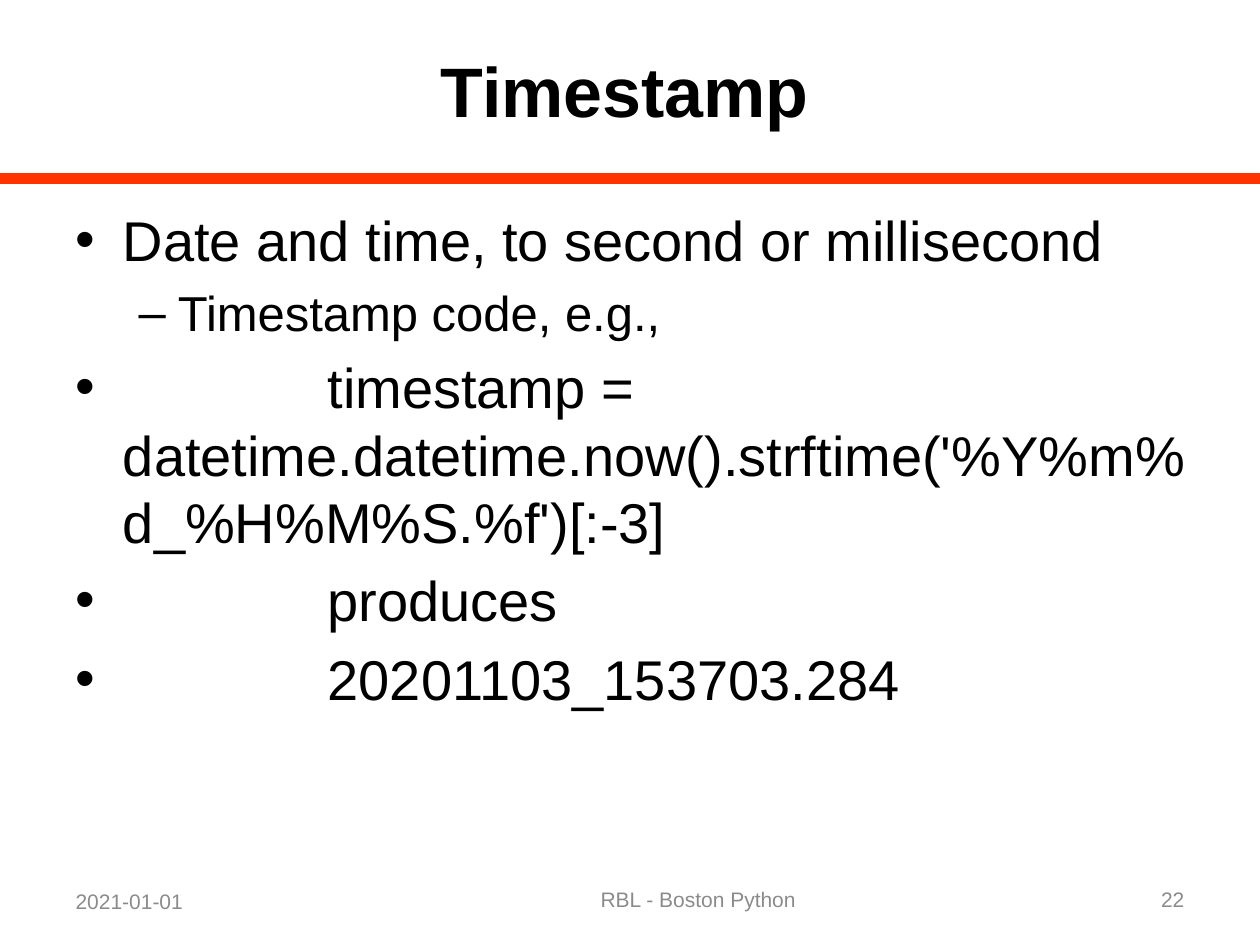
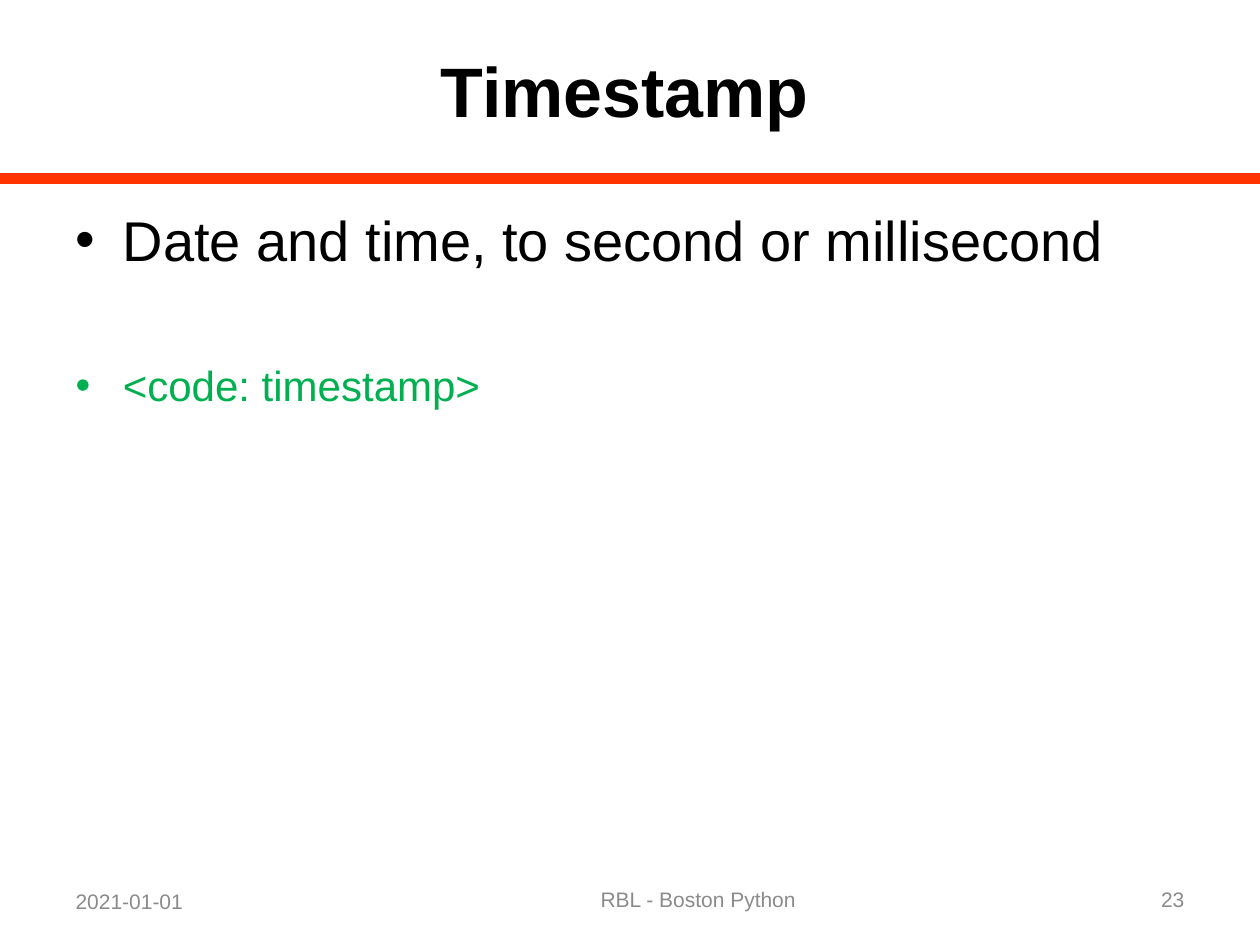
Before and after one commit to rblandau/NewTrace, a slide deck: slide 23 of docs/OfflineDebugging/A Dinosaur and a Python 02.pptx (slide 22 before the commit). Drawn at 1260x945 pixels with LibreOffice and Linux fonts; fonts in the diff are those of the drawing. Boxes give left, top, right and bottom in pixels: in the first picture for what was removed or moved away, otherwise in the second. Text is boxed around its words. In the diff, an @@ line names an element or a change of style, - is before the commit and + after.

```diff
--- a/docs/OfflineDebugging/A Dinosaur and a Python 02.pptx
+++ b/docs/OfflineDebugging/A Dinosaur and a Python 02.pptx
@@ text at box(123, 370, 480, 410): text changed; size 32 to 24 pt; text colour #000000 to #00B050 @@
-  – Timestamp code, e.g.,
-• timestamp = datetime.datetime.now().strftime('%Y%m%d_%H%M%S.%f')[:-3]
-• produces
-• 20201103_153703.284
+• <code: timestamp>
@@ page number at box(1161, 892, 1184, 907): text changed @@
-22
+23
```
Also in this commit, not shown: 15 other slides changed, 13 slides added, 1 other file.
